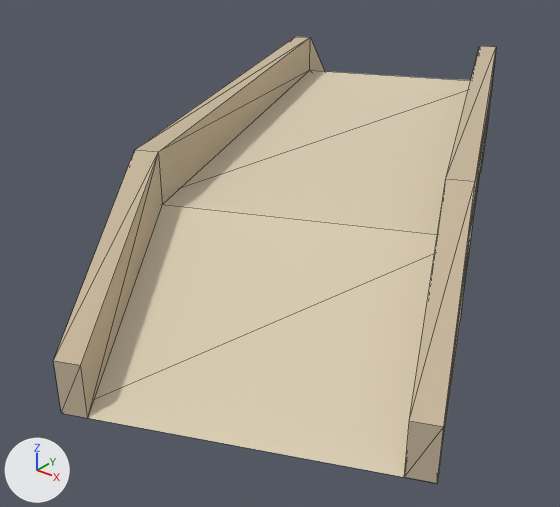
An edit to the glTF model apps/web/public/models/stone-bridge.glb, drawn before and after from the same camera.
Both versions are drawn from a camera (50 mm lens) standing at (2.94, -4.54, 2.31) and looking at (-0.22, -0.59, -0.14). The axes (+X, +Y, +Z) are drawn at lower left. The lights are the same throughout. The first picture is the older version. Mesh edges are drawn as thin lines. Vertices at exactly the same position are counted once.

The older version as bpy lines, for what is in view:
```python
me_body = bpy.data.meshes.new('body')
me_body.from_pydata(...)  # 58 vertices, 112 faces; spans x -1.87..1.87, y -2.83..2.83, z 0.0..1.0
# faces by material slot: [52, 60]
me_body.materials.append(mat_c_c9b99e)  # beige #c9b99e
me_body.materials.append(mat_c_ddd0b6)  # beige #ddd0b6
ob_body = bpy.data.objects.new('body', me_body)
ob_body.location = (0.0, 0.0, 0.0)
```
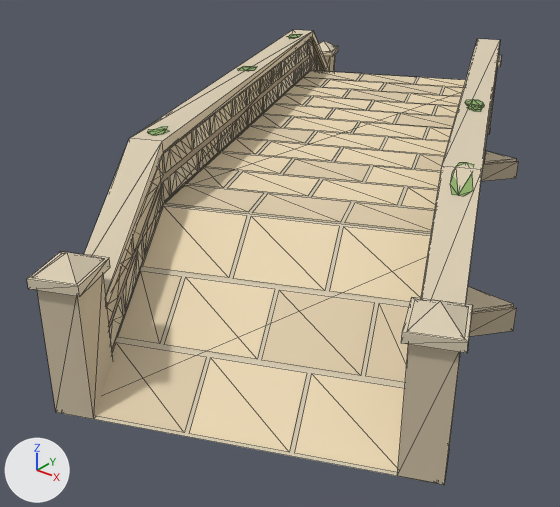
What differs and where, as boxes (x1, y1, x2, y2) in the pictures (560 x 507 px):
'body', reshaped (11% wider): before (53, 37, 496, 483); after (27, 30, 519, 485)
part 1 of me_body, built on: before (53, 61, 495, 483); after (27, 30, 519, 485)
part 2 of me_body, recoloured: before (135, 37, 496, 420); after (310, 39, 324, 71)

The edits, one by one:
Material 'c_b0a087' (mat_c_b0a087) is new.
Its base color is (0.434, 0.352, 0.242) (beige #b0a087).
Its roughness is 1.0.
Material 'c_e2d0af' (mat_c_e2d0af) is new.
Its base color is (0.761, 0.631, 0.429) (beige #e2d0af).
Its roughness is 1.0.
Material 'c_92b26b' (mat_c_92b26b) is new.
Its base color is (0.287, 0.445, 0.147) (green #92b26b).
Its roughness is 1.0.
Material 'c_e9ddc7' (mat_c_e9ddc7) is new.
Its base color is (0.815, 0.723, 0.571) (pale yellow #e9ddc7).
Its roughness is 1.0.
Material 'c_cfc0a5' (mat_c_cfc0a5) is new.
Its base color is (0.624, 0.527, 0.376) (beige #cfc0a5).
Its roughness is 1.0.
Material 'c_efdcb8' (mat_c_efdcb8) is new.
Its base color is (0.863, 0.716, 0.479) (beige #efdcb8).
Its roughness is 1.0.
Material 'c_cdbea3' (mat_c_cdbea3) is new.
Its base color is (0.61, 0.515, 0.366) (beige #cdbea3).
Its roughness is 1.0.
Material 'c_d3c5aa' (mat_c_d3c5aa) is new.
Its base color is (0.651, 0.558, 0.402) (beige #d3c5aa).
Its roughness is 1.0.
me_body is used by ob_body; location (0.0, 0.0, 0.0).
me_body had 58 vertices, 112 faces and spanned x -1.87..1.87, y -2.83..2.83, z 0.0..1.0.
me_body now has 2730 vertices, 2362 faces and spans x -1.93..1.93, y -2.88..2.88, z -0.02..1.07.
me_body part 1: 2 vertices moved from x -1.75..1.75, y -2.19..2.19, z 0.3 to x -1.65..1.65, y -1.97..1.97, z 0.47; 10 vertices removed from x -1.87..1.87, y -2.83..2.83, z 0.0..0.3; 2682 vertices added at x -1.93..1.93, y -2.88..2.88, z -0.02..1.07.
me_body part 2: 7 faces spanning x -1.65..1.65, y -1.97..1.97, z 0.47..1.0 switch from mat_c_c9b99e (beige #c9b99e) to mat_c_b0a087 (beige #b0a087).
me_body gains material mat_c_d3c5aa (beige #d3c5aa).
me_body gains material mat_c_cdbea3 (beige #cdbea3).
me_body gains material mat_c_e9ddc7 (pale yellow #e9ddc7).
me_body gains material mat_c_92b26b (green #92b26b).
me_body gains material mat_c_efdcb8 (beige #efdcb8).
me_body gains material mat_c_e2d0af (beige #e2d0af).
me_body gains material mat_c_cfc0a5 (beige #cfc0a5).
